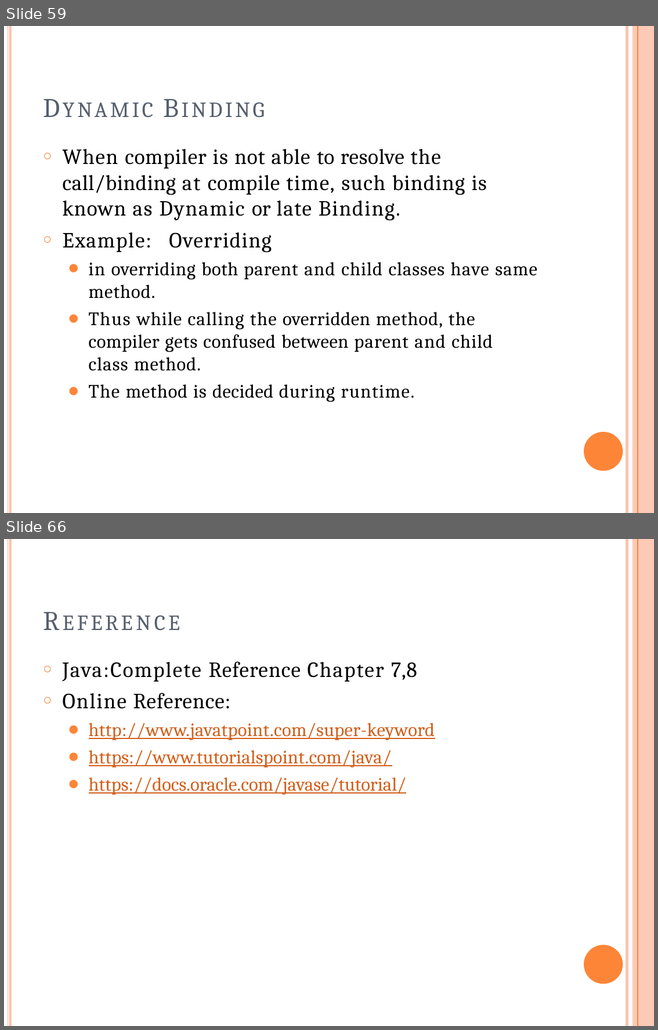
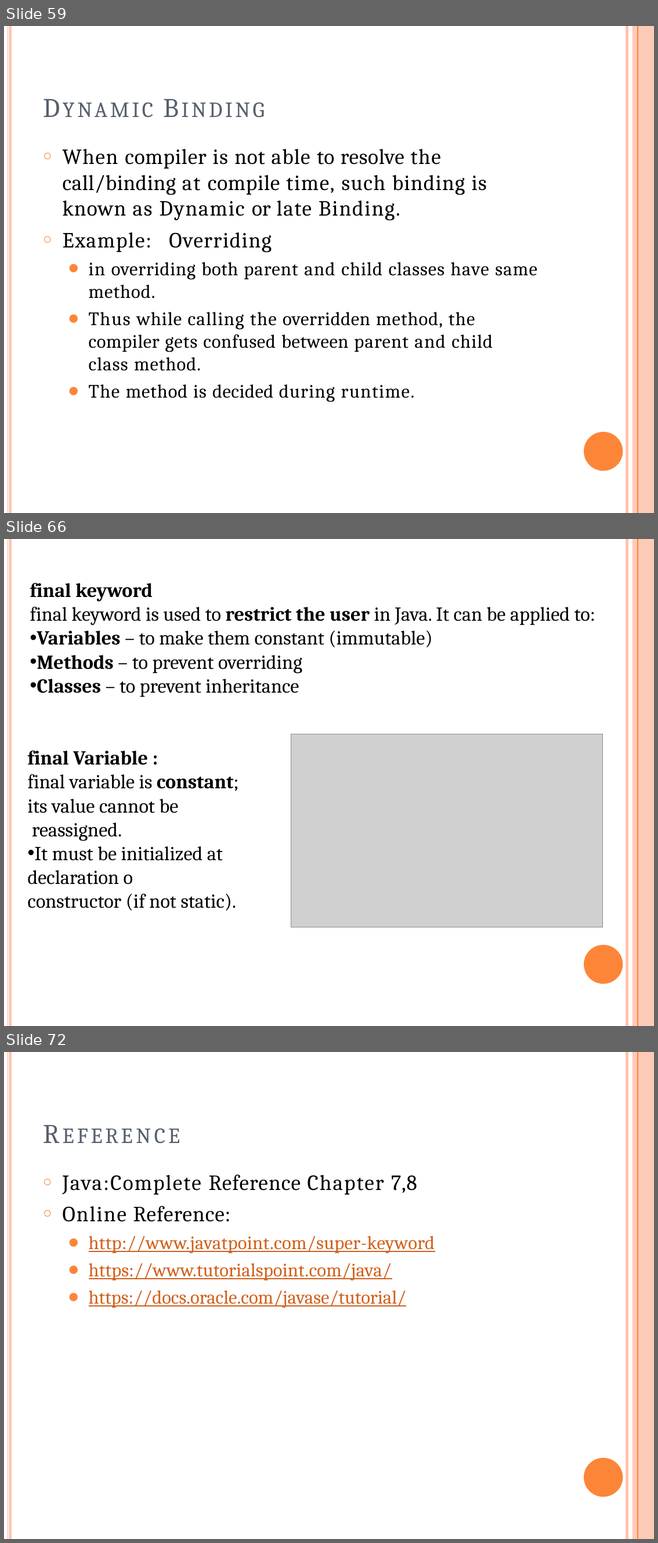
Before and after one commit to ashrafulparan2/UIU-Resources, a slide deck: OOP Theory materials-Spring_26/Mid/Lecture4_OOPPrinciples.pptx. Shown one above the other, each under a label of ours: slides 59 and 66 before the commit, slides 59, 66 and 72 after it; the slides between them are not shown. The pictures are 658x1030 and 658x1543 pixels, drawn with LibreOffice and Linux fonts; fonts in the diff are those of the drawing; grey boxes stand for pictures. Boxes give left, top, right and bottom in pixels: in the first picture for what was removed or moved away, otherwise in the second. Text is boxed around its words. In the diff, an @@ line names an element or a change of style, - is before the commit and + after.

```diff
--- a/OOP Theory materials-Spring_26/Mid/Lecture4_OOPPrinciples.pptx
+++ b/OOP Theory materials-Spring_26/Mid/Lecture4_OOPPrinciples.pptx
@@ slide 66 added at (x1=4, y1=539, x2=654, y2=1026), background #FFFFFF; not listed: 5 template elements that a slide beside it also shows @@
@@ text added at (x1=30, y1=583, x2=595, y2=697), 22 pt, text #000000 @@
+final keyword
+final keyword is used to restrict the user in Java. It can be applied to:
+• Variables – to make them constant (immutable)
+• Methods – to prevent overriding
+• Classes – to prevent inheritance
@@ picture added at (x1=291, y1=734, x2=603, y2=928) @@
@@ text added at (x1=28, y1=750, x2=239, y2=911), 22 pt, text #000000 @@
+final Variable :
+final variable is constant; its value cannot be
+reassigned.
+• It must be initialized at declaration o
+constructor (if not static).
@@ what was slide 66 is now slide 72 @@
```
Also in this commit, not shown: 6 slides changed, 5 other slides added, 1 other file.
